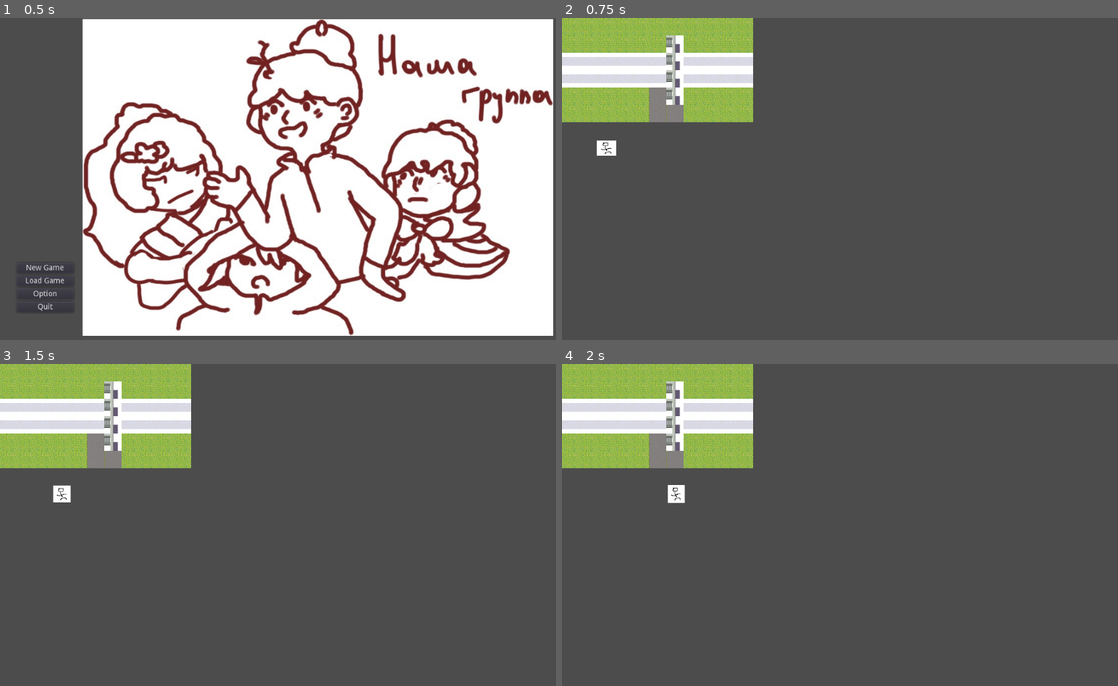
Above: before the commit, frames 1-4 (two rows, left to right).
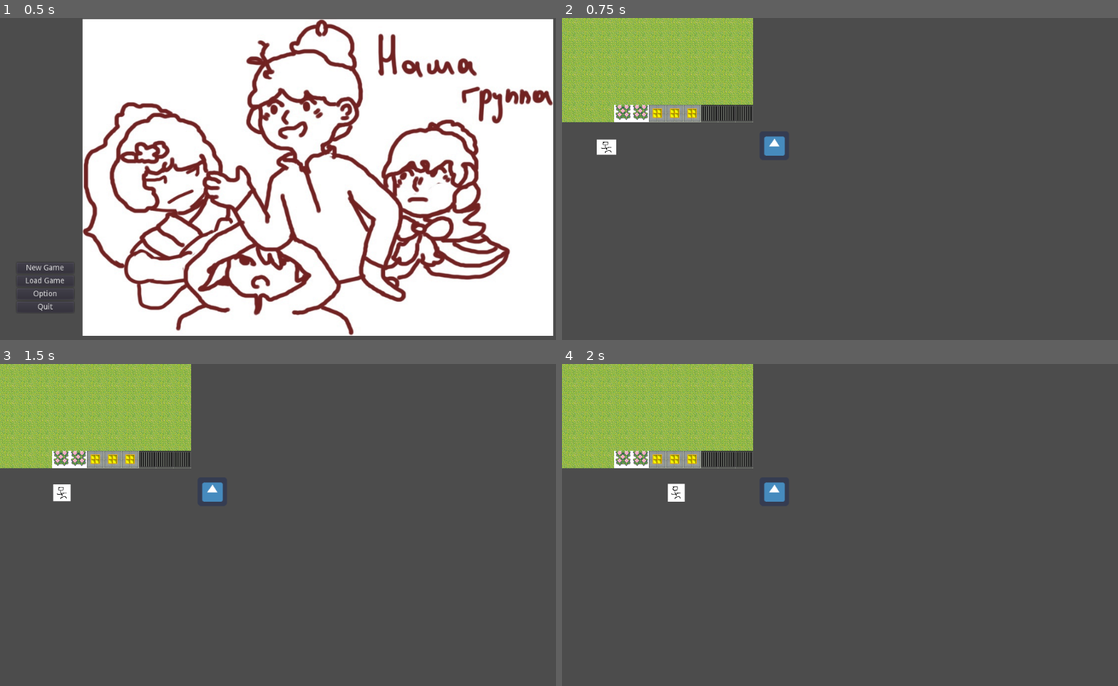
Above: after the commit, the same moments.

Repository: Neymik/OneMoreTime
Game: Godot game, scene res://Node2D.tscn
The game is run twice, just before and just after one commit, with the same random seed, the same clock (stepped at 60 frames per second) and the same inputs. The engine's default icon, where the game draws it, is replaced by a stand-in: a white triangle on a blue panel in a dark square.
Inputs:
- Up to frame 1 (0.5 s): no input
- Up to frame 2 (0.75 s): click "New Game" at 0.5 s
- Up to frame 3 (1.5 s): tap Enter (ui_accept) at 1.25 s; hold Right (ui_right) from 1.28 s (still down)
- Up to frame 4 (2 s): keep holding Right (ui_right); tap Enter (ui_accept) at 1.52 s

Frame 1 is identical in both runs. In frame 2, 5.7% of the frame differs, in the area x 0-41%, y 5-43%; in frame 3, 5.7%; in frame 4, 5.7%.

Commit message:
dlkfslkjdflks

Diff:
--- a/Levels/Level0.tscn
+++ b/Levels/Level0.tscn
@@ -1,14 +1,25 @@
-[gd_scene load_steps=7 format=2]
+[gd_scene load_steps=13 format=2]
 
 [ext_resource path="res://Grafen/ST-Convi-E01.png" type="Texture" id=1]
 [ext_resource path="res://Scripts/Level0Script.gd" type="Script" id=2]
 [ext_resource path="res://Scripts/WorldTileMap.gd" type="Script" id=3]
+[ext_resource path="res://Levels/Sprit777e.gd" type="Script" id=4]
+[ext_resource path="res://icon.png" type="Texture" id=5]
 
 [sub_resource type="OccluderPolygon2D" id=1]
 polygon = PoolVector2Array( 32, 32, 0, 32, 0, 0, 32, 0 )
 
 [sub_resource type="ConvexPolygonShape2D" id=2]
 points = PoolVector2Array( 32, 32, 0, 32, 0, 0, 32, 0 )
+
+[sub_resource type="ConvexPolygonShape2D" id=4]
+points = PoolVector2Array( 32, 32, 0, 32, 0, 0, 32, 0 )
+
+[sub_resource type="ConvexPolygonShape2D" id=6]
+points = PoolVector2Array( 7.9001, 7.04156, 7.66754, 7.50668, 23.4822, 7.27411, 23.2496, 23.5539, 7.43497, 23.0887 )
+
+[sub_resource type="ConvexPolygonShape2D" id=7]
+points = PoolVector2Array( 4.39285, 10.0984, 10.4396, 3.354, 20.6726, 5.67969, 23.4634, 13.1218, 22.5332, 17.0755, 6.95111, 13.8195, 5.09056, 16.6104 )
 
 [sub_resource type="TileSet" id=3]
 0/name = "ST-Convi-E01.png 0"
@@ -75,6 +86,86 @@
 "shape_transform": Transform2D( 1, 0, 0, 1, 0, 0 )
 } ]
 3/z_index = 0
+4/name = "ST-Convi-E01.png 4"
+4/texture = ExtResource( 1 )
+4/tex_offset = Vector2( 0, 0 )
+4/modulate = Color( 1, 1, 1, 1 )
+4/region = Rect2( 128, 320, 32, 32 )
+4/tile_mode = 0
+4/occluder_offset = Vector2( 0, 0 )
+4/navigation_offset = Vector2( 0, 0 )
+4/shape_offset = Vector2( 0, 0 )
+4/shape_transform = Transform2D( 1, 0, 0, 1, 0, 0 )
+4/shape = SubResource( 4 )
+4/shape_one_way = true
+4/shape_one_way_margin = 1.0
+4/shapes = [ {
+"autotile_coord": Vector2( 0, 0 ),
+"one_way": true,
+"one_way_margin": 1.0,
+"shape": SubResource( 4 ),
+"shape_transform": Transform2D( 1, 0, 0, 1, 0, 0 )
+} ]
+4/z_index = 0
+5/name = "ST-Convi-E01.png 5"
+5/texture = ExtResource( 1 )
+5/tex_offset = Vector2( 0, 0 )
+5/modulate = Color( 1, 1, 1, 1 )
+5/region = Rect2( 128, 416, 32, 32 )
+5/tile_mode = 0
+5/occluder_offset = Vector2( 0, 0 )
+5/navigation_offset = Vector2( 0, 0 )
+5/shape_offset = Vector2( 0, 0 )
+5/shape_transform = Transform2D( 1, 0, 0, 1, 0, 0 )
+5/shape_one_way = false
+5/shape_one_way_margin = 0.0
+5/shapes = [  ]
+5/z_index = 0
+6/name = "ST-Convi-E01.png 6"
+6/texture = ExtResource( 1 )
+6/tex_offset = Vector2( 0, 0 )
+6/modulate = Color( 1, 1, 1, 1 )
+6/region = Rect2( 96, 416, 32, 32 )
+6/tile_mode = 0
+6/occluder_offset = Vector2( 0, 0 )
+6/navigation_offset = Vector2( 0, 0 )
+6/shape_offset = Vector2( 0, 0 )
+6/shape_transform = Transform2D( 1, 0, 0, 1, 0, 0 )
+6/shape = SubResource( 6 )
+6/shape_one_way = true
+6/shape_one_way_margin = 1.0
+6/shapes = [ {
+"autotile_coord": Vector2( 0, 0 ),
+"one_way": true,
+"one_way_margin": 1.0,
+"shape": SubResource( 6 ),
+"shape_transform": Transform2D( 1, 0, 0, 1, 0, 0 )
+} ]
+6/z_index = 0
+7/name = "ST-Convi-E01.png 7"
+7/texture = ExtResource( 1 )
+7/tex_offset = Vector2( 0, 0 )
+7/modulate = Color( 1, 1, 1, 1 )
+7/region = Rect2( 183, 521, 28, 31 )
+7/tile_mode = 0
+7/occluder_offset = Vector2( 0, 0 )
+7/navigation_offset = Vector2( 0, 0 )
+7/shape_offset = Vector2( 0, 0 )
+7/shape_transform = Transform2D( 1, 0, 0, 1, 0, 0 )
+7/shape = SubResource( 7 )
+7/shape_one_way = false
+7/shape_one_way_margin = 1.0
+7/shapes = [ {
+"autotile_coord": Vector2( 0, 0 ),
+"one_way": false,
+"one_way_margin": 1.0,
+"shape": SubResource( 7 ),
+"shape_transform": Transform2D( 1, 0, 0, 1, 0, 0 )
+} ]
+7/z_index = 0
+
+[sub_resource type="CircleShape2D" id=5]
+radius = 36.8478
 
 [node name="Node2D" type="Node2D"]
 position = Vector2( 117, 88 )
@@ -82,11 +173,23 @@
 
 [node name="TileMap" type="TileMap" parent="."]
 position = Vector2( 11, 8 )
+z_index = -99
 tile_set = SubResource( 3 )
 cell_size = Vector2( 32, 32 )
 format = 1
-tile_data = PoolIntArray( -131076, 0, 0, -131075, 0, 0, -131 …(186 unchanged characters)…  -131072, 0, 0, -131071, 0, 0, -131070, 3, 0, -131069, 0, 0, -131068, 0, 0, -131067, 0, 0, -131066, 0, 0, -4, 2, 0, -3, 2, 0, -2, 2, 0, -1, 2, 0, -65536, 2, 0, -65535, 2, 0, -65534, 3, 0, -65533, 2, 0, -65532, 2, 0, -65531, 2, 0, -65530, 2, 0, 65532, 2, 0, 65533, 2, 0, 65534, 2, 0, 65535, 2, 0, 0, 2, 0, 1, 2, 0, 2, 3, 0, 3, 2, 0, 4, 2, 0, 5, 2, 0, 6, 2, 0, 131068, 0, 0, 131069, 0, 0, 131070, 0, 0, 131071, 0, 0, 65536, 0, 0, 65537, 1, 0, 65538, 3, 0, 65539, 0, 0, 65540, 0, 0, 65541, 0, 0, 65542, 0, 0, 196604, 0, 0, 196605, 0, 0, 196606, 0, 0, 196607, 0, 0, 131072, 0, 0, 131073, 1, 0, 131074, 1, 0, 131075, 0, 0, 131076, 0, 0, 131077, 0, 0, 131078, 0, 0 )
+tile_data = PoolIntArray( -131076, 0, 0, -131075, 0, 0, -131 …(186 unchanged characters)…  -131072, 0, 0, -131071, 0, 0, -131070, 0, 0, -131069, 0, 0, -131068, 0, 0, -131067, 0, 0, -131066, 0, 0, -4, 0, 0, -3, 0, 0, -2, 0, 0, -1, 0, 0, -65536, 0, 0, -65535, 0, 0, -65534, 0, 0, -65533, 0, 0, -65532, 0, 0, -65531, 0, 0, -65530, 0, 0, 65532, 0, 0, 65533, 0, 0, 65534, 0, 0, 65535, 0, 0, 0, 0, 0, 1, 0, 0, 2, 0, 0, 3, 0, 0, 4, 0, 0, 5, 0, 0, 6, 0, 0, 131068, 0, 0, 131069, 0, 0, 131070, 0, 0, 131071, 0, 0, 65536, 0, 0, 65537, 0, 0, 65538, 0, 0, 65539, 0, 0, 65540, 0, 0, 65541, 0, 0, 65542, 0, 0, 196604, 0, 0, 196605, 0, 0, 196606, 0, 0, 196607, 5, 0, 131072, 5, 0, 131073, 6, 0, 131074, 6, 0, 131075, 6, 0, 131076, 4, 0, 131077, 4, 0, 131078, 4, 0 )
 script = ExtResource( 3 )
 
 [node name="SpawnPoint" type="Position2D" parent="TileMap"]
 position = Vector2( -64, 128 )
+
+[node name="Sprite" type="Sprite" parent="."]
+position = Vector2( 274, 147 )
+scale = Vector2( 0.84375, 0.828125 )
+texture = ExtResource( 5 )
+script = ExtResource( 4 )
+
+[node name="KinematicBody2D" type="KinematicBody2D" parent="Sprite"]
+
+[node name="CollisionShape2D" type="CollisionShape2D" parent="Sprite/KinematicBody2D"]
+shape = SubResource( 5 )
--- /dev/null
+++ b/Levels/Sprit777e.gd
@@ -0,0 +1,16 @@
+extends Sprite
+
+
+# Declare member variables here. Examples:
+# var a = 2
+# var b = "text"
+
+
+# Called when the node enters the scene tree for the first time.
+func _ready():
+	pass # Replace with function body.
+
+
+# Called every frame. 'delta' is the elapsed time since the previous frame.
+#func _process(delta):
+#	pass
--- a/Scenes/Characters/CharacterBase.tscn
+++ b/Scenes/Characters/CharacterBase.tscn
@@ -29,6 +29,9 @@
 "values": [ Vector2( 0, 0 ), Vector2( -2, 2 ), Vector2( 2, -2 ), Vector2( -1, 1 ), Vector2( 0, 0 ) ]
 }
 
+[sub_resource type="CircleShape2D" id=2]
+radius = 36.203
+
 [node name="Player" type="Node2D"]
 script = ExtResource( 1 )
 
@@ -42,3 +45,9 @@
 [node name="Sprite" type="Sprite" parent="Pivot"]
 position = Vector2( 16, 16 )
 scale = Vector2( 0.470588, 0.421053 )
+
+[node name="KinematicBody2D" type="KinematicBody2D" parent="Pivot/Sprite"]
+
+[node name="CollisionShape2D" type="CollisionShape2D" parent="Pivot/Sprite/KinematicBody2D"]
+position = Vector2( 0, -2.375 )
+shape = SubResource( 2 )
--- a/Scenes/Characters/Player.tscn
+++ b/Scenes/Characters/Player.tscn
@@ -32,6 +32,9 @@
 "values": [ Vector2( 0, 0 ), Vector2( -2, 2 ), Vector2( 2, -2 ), Vector2( -1, 1 ), Vector2( 0, 0 ) ]
 }
 
+[sub_resource type="CircleShape2D" id=2]
+radius = 18.0
+
 [node name="Player" type="Node2D"]
 script = ExtResource( 1 )
 
@@ -45,8 +48,15 @@
 scale = Vector2( 1.1, 0.9 )
 
 [node name="Sprite" type="Sprite" parent="Pivot"]
-position = Vector2( 18.1818, 15.5556 )
+position = Vector2( 18.1818, 13.3333 )
 scale = Vector2( 0.470588, 0.421053 )
 texture = ExtResource( 2 )
 
 [node name="SoundOrgasm" type="AudioStreamPlayer" parent="."]
+
+[node name="KinematicBody2D" type="KinematicBody2D" parent="."]
+position = Vector2( 1, 3 )
+
+[node name="CollisionShape2D" type="CollisionShape2D" parent="KinematicBody2D"]
+position = Vector2( 17, 12 )
+shape = SubResource( 2 )
--- a/Scripts/Player.gd
+++ b/Scripts/Player.gd
@@ -14,3 +14,8 @@
 	var direction_of_interaction = Vector2((int(dir == DIR.RIGHT) - int(
 			dir == DIR.LEFT)), (int(dir == DIR.DOWN) - int(dir == DIR.UP)))
 	worldTileMap.request_interaction(self, direction_of_interaction)
+
+# почему то не работат
+func _physics_process(delta):
+	if Input.is_action_just_pressed("ui_down"):
+		$SoundOrgasm.play()
Not shown: 1 places in Scenes/Characters/CharacterBase.tscn that only renumber resources
Not shown: 1 places in Scenes/Characters/Player.tscn that only renumber resources
